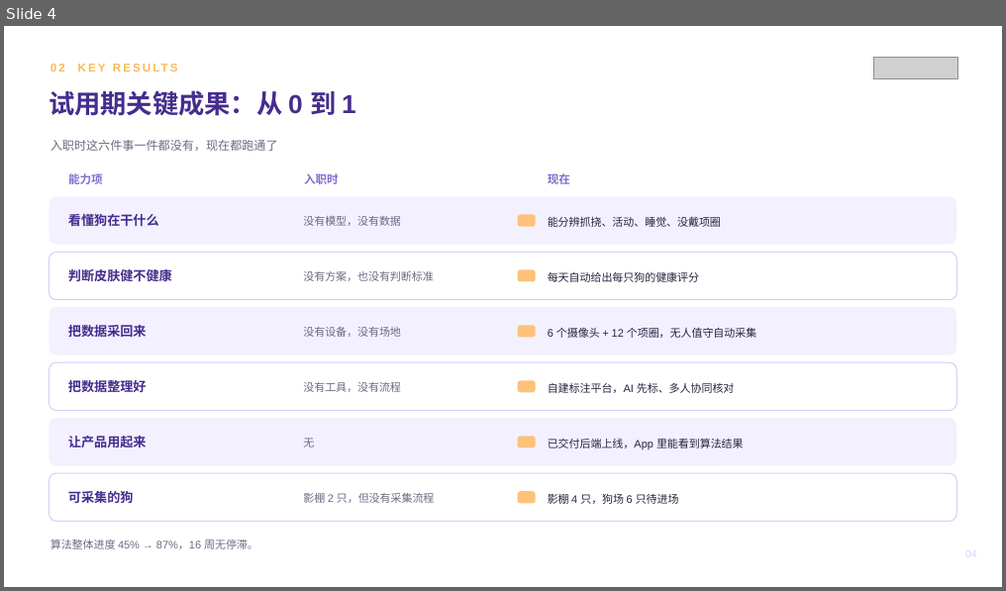
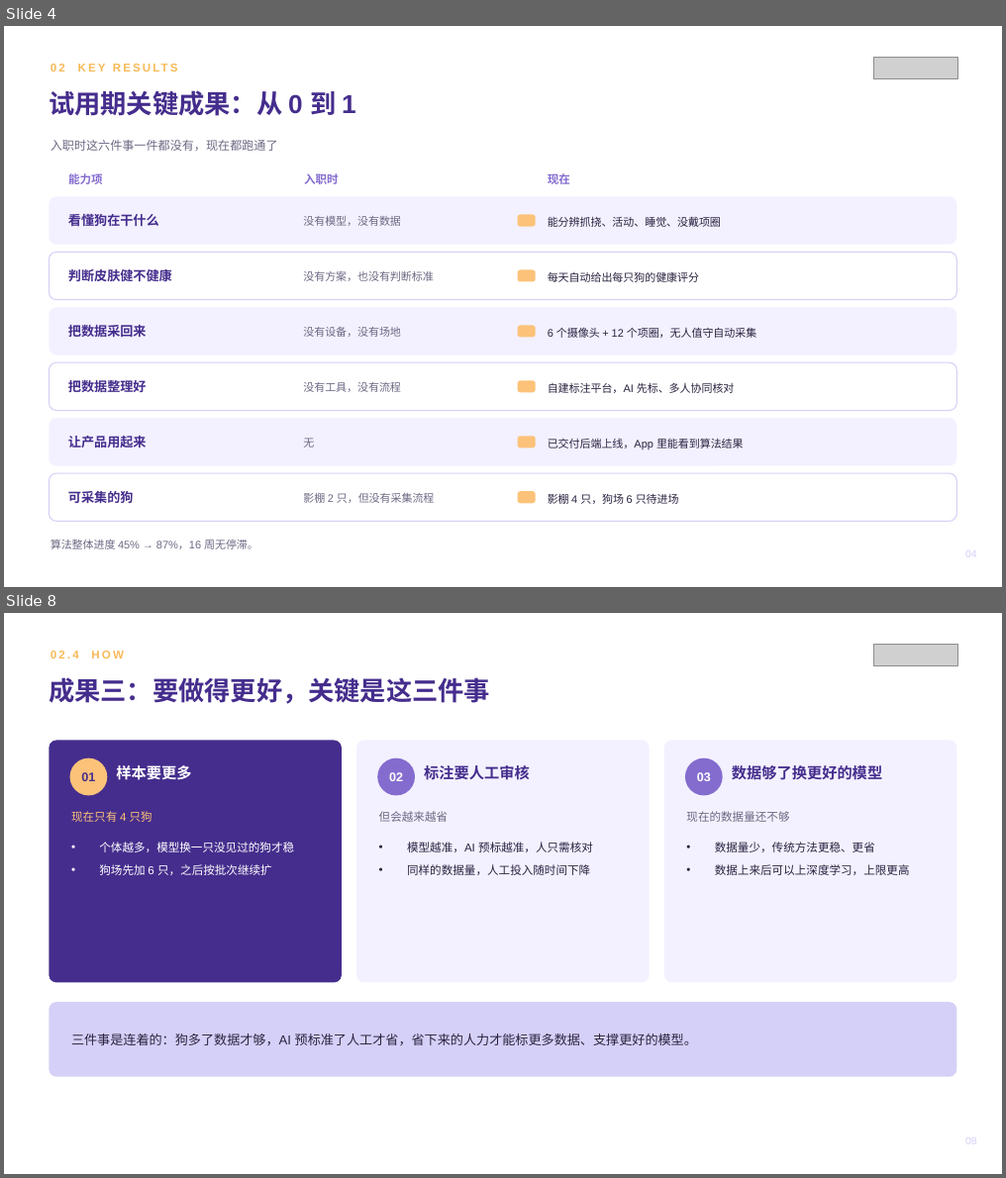
Before and after one commit to zhuyetuo/workplace_soft_skills, a slide deck: 转正述职/转正述职报告-Toky.pptx. Shown one above the other, each under a label of ours: slide 4 before the commit, slides 4 and 8 after it; the slides between them are not shown. The pictures are 1006x591 and 1006x1178 pixels, drawn with LibreOffice and Linux fonts; fonts in the diff are those of the drawing; grey boxes stand for pictures. Boxes give left, top, right and bottom in pixels: in the first picture for what was removed or moved away, otherwise in the second. Text is boxed around its words. In the diff, an @@ line names an element or a change of style, - is before the commit and + after.

```diff
--- a/转正述职/转正述职报告-Toky.pptx
+++ b/转正述职/转正述职报告-Toky.pptx
@@ slide 8 added at [4,613,1002,1174], background #FFFFFF @@
@@ text added at [51,651,123,659], 11 pt, text #F7BA59, bold @@
+02.4 HOW
@@ picture added at [874,645,957,666] @@
@@ text added at [49,677,490,704], 25 pt, text #452D8D, bold @@
+成果三：要做得更好，关键是这三件事
@@ rounded rectangle added at [49,741,342,983], fill #452D8D @@
@@ ellipse added at [70,759,107,796], fill #FCC279 @@
@@ rounded rectangle added at [356,741,649,983], fill #F3F1FF @@
@@ ellipse added at [377,759,415,796], fill #846CCF @@
@@ rounded rectangle added at [664,741,957,983], fill #F3F1FF @@
@@ ellipse added at [685,759,723,796], fill #846CCF @@
@@ text added at [81,772,95,781], 12 pt, text #452D8D, bold @@
+01
@@ text added at [116,765,191,780], 14.5 pt, text #FFFFFF, bold @@
+样本要更多
@@ text added at [389,772,403,781], 12 pt, text #FFFFFF, bold @@
+02
@@ text added at [424,765,530,780], 14.5 pt, text #452D8D, bold @@
+标注要人工审核
@@ text added at [697,772,711,781], 12 pt, text #FFFFFF, bold @@
+03
@@ text added at [732,765,882,780], 14.5 pt, text #452D8D, bold @@
+数据够了换更好的模型
@@ text added at [71,811,152,822], 11 pt, text #FCC279 @@
+现在只有 4 只狗
@@ text added at [379,811,448,822], 11 pt, text #6E6883 @@
+但会越来越省
@@ text added at [686,811,789,822], 11 pt, text #6E6883 @@
+现在的数据量还不够
@@ text added at [99,842,294,875], 11 pt, text #FFFFFF @@
+• 个体越多，模型换一只没见过的狗才稳
+• 狗场先加 6 只，之后按批次继续扩
@@ text added at [407,842,593,875], 11 pt, text #2B2340 @@
+• 模型越准，AI 预标越准，人只需核对
+• 同样的数据量，人工投入随时间下降
@@ text added at [715,842,910,875], 11 pt, text #2B2340 @@
+• 数据量少，传统方法更稳、更省
+• 数据上来后可以上深度学习，上限更高
@@ rounded rectangle added at [49,1002,957,1077], fill #D5D0F7 @@
@@ text added at [71,1034,697,1046], 12.5 pt, text #2B2340 @@
+三件事是连着的：狗多了数据才够，AI 预标准了人工才省，省下来的人力才能标更多数据、支撑更好的模型。
@@ text added at [965,1139,977,1144], 10 pt, text #D5D0F7 @@
+08
```
Also in this commit, not shown: 9 slides changed, 2 other slides added, 2 slides removed, 2 other files.
